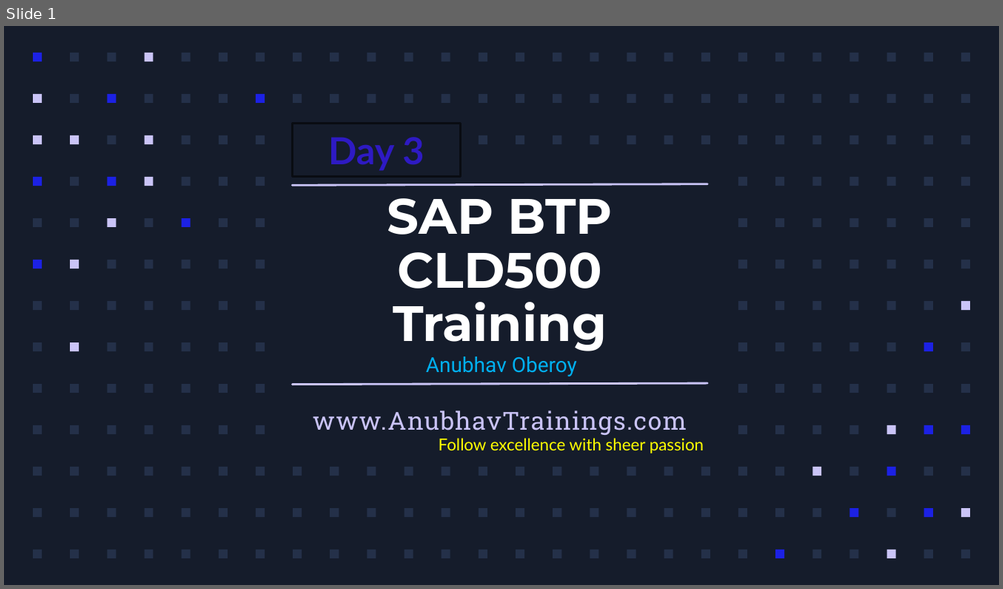
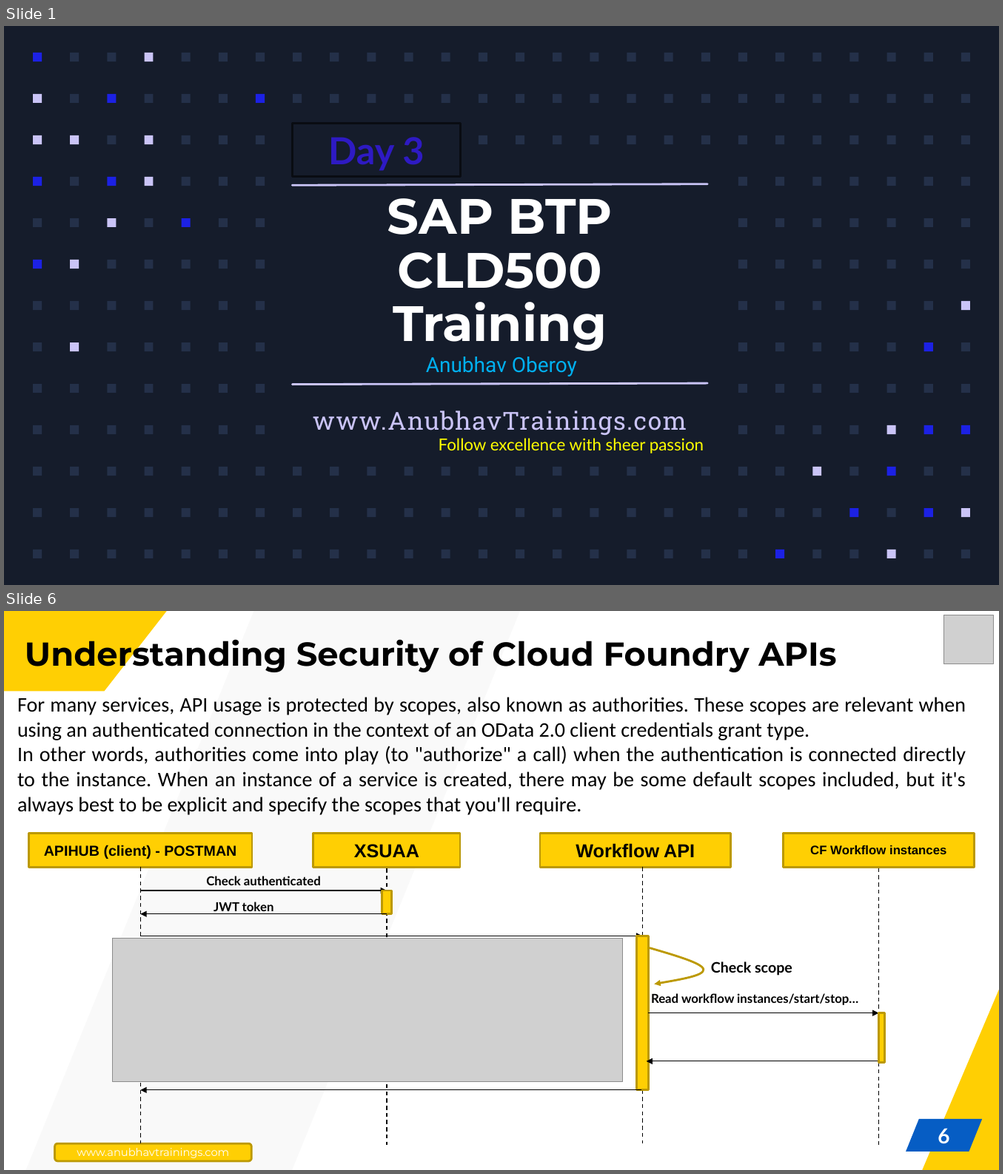
Before and after one commit to soyuztechnologies/BTP_CLD500, a slide deck: Day 3/Day 3.pptx. Shown one above the other, each under a label of ours: slide 1 before the commit, slides 1 and 6 after it; the slides between them are not shown. The pictures are 1003x589 and 1003x1174 pixels, drawn with LibreOffice and Linux fonts; fonts in the diff are those of the drawing; grey boxes stand for pictures; background and template pictures are left out. Boxes give left, top, right and bottom in pixels: in the first picture for what was removed or moved away, otherwise in the second. Text is boxed around its words. In the diff, an @@ line names an element or a change of style, - is before the commit and + after.

```diff
--- a/Day 3/Day 3.pptx
+++ b/Day 3/Day 3.pptx
@@ slide 6 added at box(4, 611, 999, 1170), background #FFFFFF @@
@@ freeform shape added at box(4, 611, 167, 691), fill #FFCF03 @@
@@ freeform shape added at box(25, 611, 521, 1170), fill #F2F2F2 at 40% opacity @@
@@ picture added at box(943, 615, 993, 665) @@
@@ title added at box(25, 634, 836, 674), 32 pt, text #000000, bold @@
+Understanding Security of Cloud Foundry APIs
@@ text added at box(17, 697, 965, 815), 20 pt, text #000000 @@
+For many services, API usage is protected by scopes, also known as authorities. These scopes are relevant when using an authenticated connection in the context of an OData 2.0 client credentials grant type.
+In other words, authorities come into play (to "authorize" a call) when the authentication is connected directly to the instance. When an instance of a service is created, there may be some default scopes included, but it's always best to be explicit and specify the scopes that you'll require.
@@ rectangle added at box(28, 833, 252, 868), fill #FFCF03, outline #BD9902 2 pt, 14 pt, text #000000, bold @@
+APIHUB (client) - POSTMAN
@@ rectangle added at box(313, 833, 460, 868), fill #FFCF03, outline #BD9902 2 pt, 18 pt, text #000000, bold @@
+XSUAA
@@ rectangle added at box(540, 833, 730, 868), fill #FFCF03, outline #BD9902 2 pt, 18 pt, text #000000, bold @@
+Workflow API
@@ rectangle added at box(783, 833, 973, 868), fill #FFCF03, outline #BD9902 2 pt, 12 pt, text #000000, bold @@
+CF Workflow instances
@@ line added from (141, 868) to (141, 1144), #000000 1 pt dashed @@
@@ text added at box(206, 876, 321, 886), 12 pt, text #000000, bold @@
+Check authenticated
@@ line added from (387, 869) to (387, 1145), #000000 1 pt dashed @@
@@ line added from (642, 867) to (642, 1144), #000000 1 pt dashed @@
@@ line added from (879, 869) to (879, 1145), #000000 1 pt dashed @@
@@ arrow added from (141, 891) to (387, 891), #000000 0.75 pt @@
@@ rectangle added at box(381, 891, 392, 914), fill #FFCF03, outline #BD9902 2 pt @@
@@ arrow added from (387, 914) to (141, 914), #000000 0.75 pt @@
@@ text added at box(213, 902, 274, 914), 12 pt, text #000000, bold @@
+JWT token
@@ picture added at box(112, 939, 623, 1082) @@
@@ arrow added from (141, 937) to (642, 937), #000000 0.75 pt @@
@@ rectangle added at box(636, 937, 648, 1091), fill #FFCF03, outline #BD9902 2 pt @@
@@ freeform shape added at box(649, 948, 703, 984), outline #BD9902 2 pt @@
@@ text added at box(711, 962, 792, 976), 14 pt, text #000000, bold @@
+Check scope
@@ text added at box(651, 994, 858, 1005), 12 pt, text #000000, bold @@
+Read workflow instances/start/stop…
@@ freeform shape added at box(922, 990, 999, 1170), fill #FFCF03 @@
@@ arrow added from (648, 1013) to (879, 1013), #000000 0.75 pt @@
@@ rectangle added at box(879, 1013, 885, 1062), fill #FFCF03, outline #BD9902 2 pt @@
@@ arrow added from (879, 1062) to (646, 1062), #000000 0.75 pt @@
@@ arrow added from (641, 1091) to (141, 1091), #000000 0.75 pt @@
@@ parallelogram added at box(905, 1119, 982, 1152), fill #065DC4 @@
@@ page number added at box(937, 1128, 949, 1145), 20 pt, text #FFFFFF, bold @@
+6
@@ rounded rectangle added at box(55, 1144, 252, 1162), fill #FFCF03, outline #BD9902 2 pt, 10.5 pt, text #FFFFFF @@
+www.anubhavtrainings.com
```
Also in this commit, not shown: 1 slide changed, 10 other slides added, 4 slides removed.
